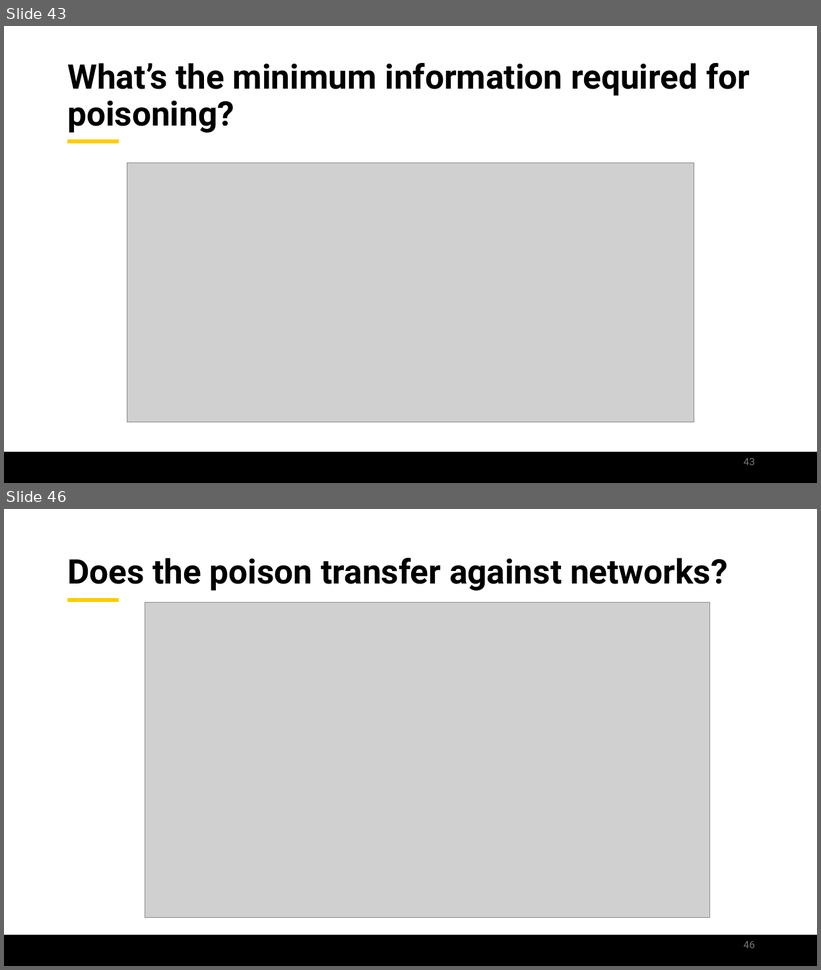
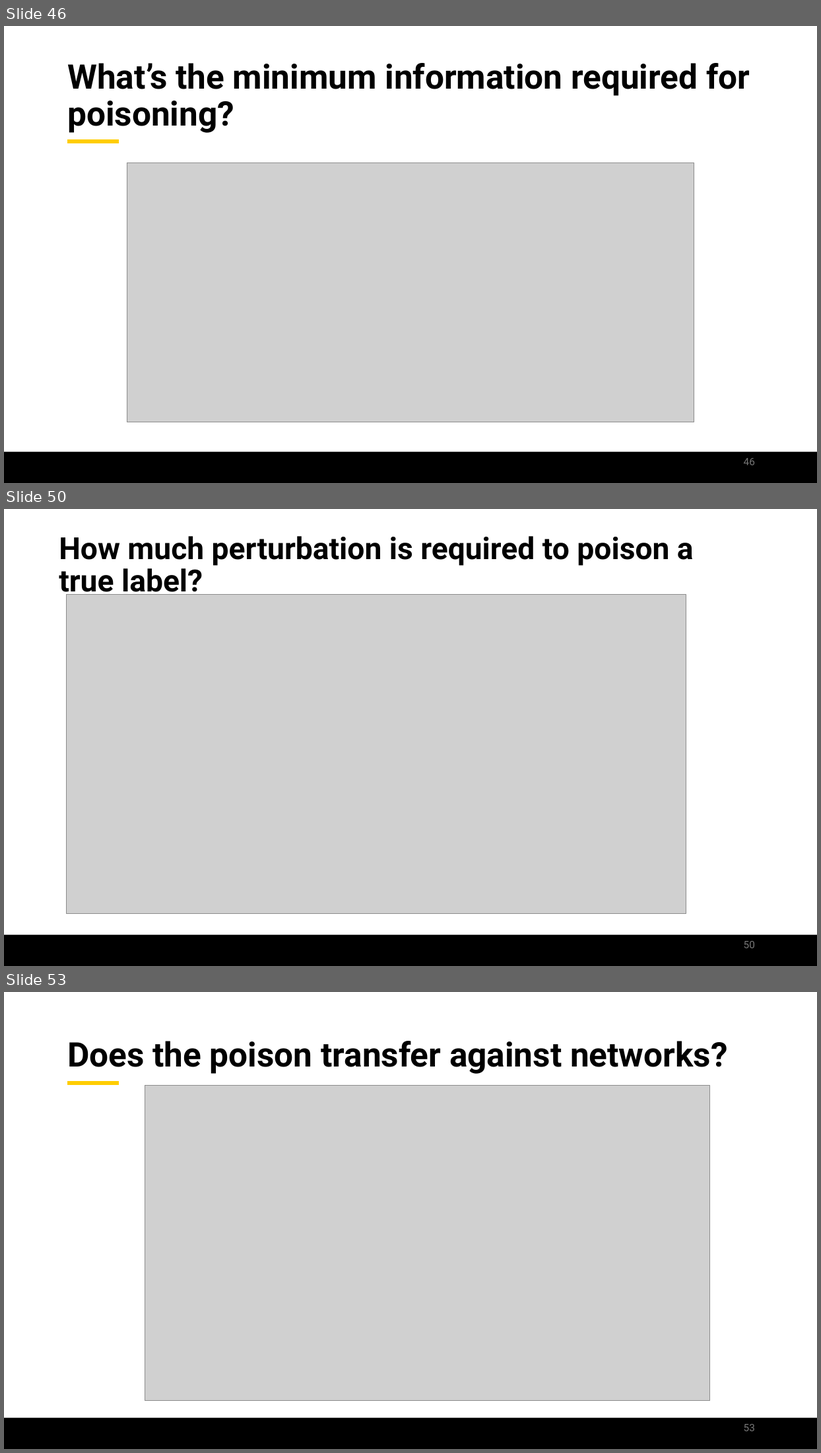
Before and after one commit to jamilgafur/Presentation, a slide deck: Presentation.pptx. Shown one above the other, each under a label of ours: slides 43 and 46 before the commit, slides 46, 50 and 53 after it; the slides between them are not shown. The pictures are 821x970 and 821x1453 pixels, drawn with LibreOffice and Linux fonts; fonts in the diff are those of the drawing; grey boxes stand for pictures; background and template pictures are left out. Boxes give left, top, right and bottom in pixels: in the first picture for what was removed or moved away, otherwise in the second. Text is boxed around its words. In the diff, an @@ line names an element or a change of style, - is before the commit and + after.

```diff
--- a/Presentation.pptx
+++ b/Presentation.pptx
@@ slide 50 added at <box>4,509,817,966</box>, background #FFFFFF; not listed: 1 template element that a slide beside it also shows @@
@@ title added at <box>59,536,694,599</box>, 36 pt, text #000000, bold @@
+How much perturbation is required to poison a true label?
@@ picture added at <box>66,595,686,914</box> @@
@@ page number added at <box>744,941,755,949</box>, 12 pt, text #797979 @@
+50
@@ what was slide 43 is now slide 46 @@
@@ page number at <box>744,458,755,466</box>: text changed @@
-43
+46
@@ what was slide 46 is now slide 53 @@
@@ page number at <box>744,1424,755,1432</box>: text changed @@
-46
+53
```
Also in this commit, not shown: 9 slides changed, 10 other slides added, 3 slides removed.
